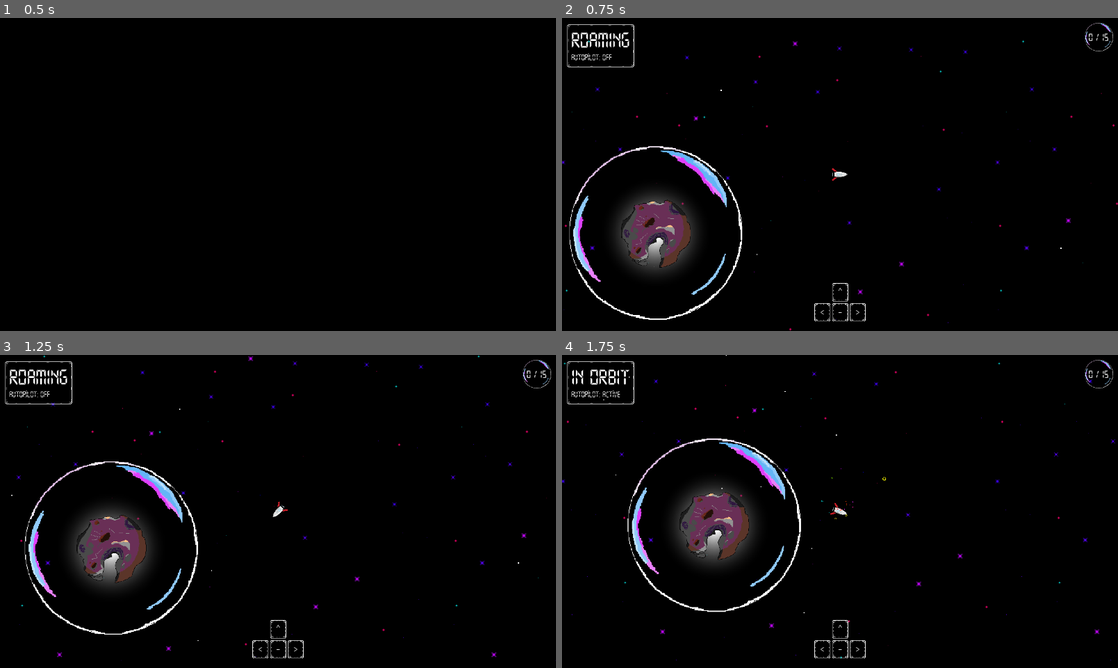
Above: before the commit, frames 1-4 (two rows, left to right).
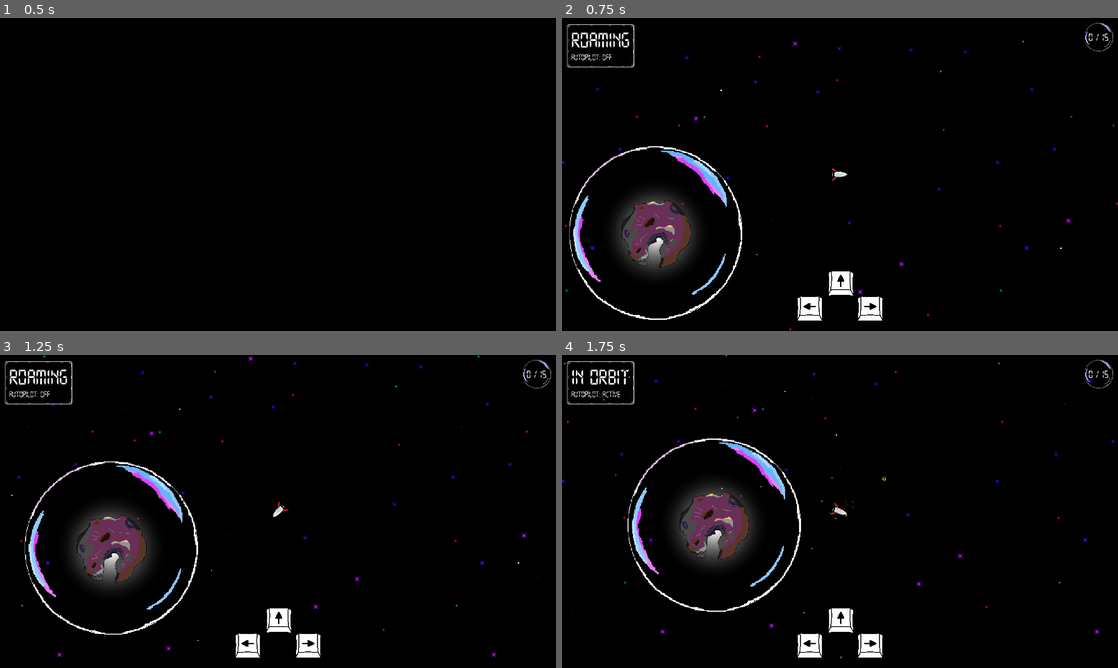
Above: after the commit, the same moments.

Repository: bjornarprytz/bubbleoids
Game: Godot game, scene res://splash.tscn
Two runs of this game, one before a commit and one after it. Both use one fixed random seed, a clock stepped at 60 frames per second and the inputs below. Sound files missing from this copy of the repository are replaced by a short silence.
Inputs (mouse positions are in pixels of both pictures, inside the frame that each line leads up to):
- Up to frame 1 (0.5 s): no input
- Up to frame 2 (0.75 s): tap Enter at 0.5 s; move the mouse to (962, 158) at 0.52 s; hold Right (ui_right) from 0.53 s (still down); hold Space (throttle) from 0.53 s (still down); click (962, 158) at 0.67 s
- Up to frame 3 (1.25 s): keep holding Right (ui_right); keep holding Space (throttle)
- Up to frame 4 (1.75 s): move the mouse to (728, 527) at 1.27 s; release Right (ui_right) at 1.28 s; release Space (throttle) at 1.28 s; hold Left (ui_left) from 1.28 s (still down); tap Space (throttle) at 1.35 s

Frame 1 is identical in both runs. In frame 2, 1.0% of the frame differs, in the area x 42-58%, y 80-98%; in frame 3, 1.0%; in frame 4, 1.0%.

Commit message:
keys also in game

Diff:
--- a/src/game_splash.tscn
+++ b/src/game_splash.tscn
@@ -32,9 +32,9 @@
 texture_filter = 1
 layout_mode = 0
 offset_left = 540.0
-offset_top = 582.785
+offset_top = 581.0
 offset_right = 740.0
-offset_bottom = 699.785
+offset_bottom = 698.0
 texture = ExtResource("4_xcqkv")
 
 [node name="up" type="RichTextLabel" parent="Controls"]
--- a/src/main.tscn
+++ b/src/main.tscn
@@ -1,9 +1,10 @@
-[gd_scene load_steps=8 format=3 uid="uid://cgrejd4v5ywd3"]
+[gd_scene load_steps=9 format=3 uid="uid://cgrejd4v5ywd3"]
 
 [ext_resource type="Script" uid="uid://dpwj7g7h22h4c" path="res://main.gd" id="1_h2yge"]
 [ext_resource type="PackedScene" uid="uid://7eksb1ln826g" path="res://player.tscn" id="2_0xm2m"]
 [ext_resource type="Texture2D" uid="uid://bh5saq5wwup27" path="res://assets/img/bubble test 1.png" id="2_1bvp3"]
 [ext_resource type="FontFile" uid="uid://5cnrtekvl5cg" path="res://assets/fonts/Fira_Code/FiraCode-VariableFont_wght.ttf" id="2_lquwl"]
+[ext_resource type="Texture2D" uid="uid://b08hdprowquq1" path="res://assets/img/arrow_keys.png" id="3_7mycd"]
 [ext_resource type="PackedScene" uid="uid://ckdwmqvdejpff" path="res://world/infinite_sectors.tscn" id="3_h2yge"]
 
 [sub_resource type="StyleBoxEmpty" id="StyleBoxEmpty_lquwl"]
@@ -42,6 +43,7 @@
 theme_override_styles/panel = SubResource("StyleBoxEmpty_lquwl")
 
 [node name="GridContainer" type="GridContainer" parent="CanvasLayer/Control/Tutorial"]
+visible = false
 layout_mode = 2
 columns = 3
 
@@ -109,6 +111,41 @@
 theme_override_fonts/normal_font = ExtResource("2_lquwl")
 theme_override_font_sizes/normal_font_size = 18
 text = ">"
+fit_content = true
+autowrap_mode = 0
+
+[node name="Controls" type="TextureRect" parent="CanvasLayer/Control/Tutorial"]
+texture_filter = 1
+layout_mode = 2
+texture = ExtResource("3_7mycd")
+
+[node name="up" type="RichTextLabel" parent="CanvasLayer/Control/Tutorial/Controls"]
+visible = false
+offset_left = 146.0
+offset_top = 7.0
+offset_right = 439.0
+offset_bottom = 75.0
+text = "Main engine"
+fit_content = true
+autowrap_mode = 0
+
+[node name="right" type="RichTextLabel" parent="CanvasLayer/Control/Tutorial/Controls"]
+visible = false
+offset_left = 217.0
+offset_top = 69.0
+offset_right = 510.0
+offset_bottom = 137.0
+text = "strafe/turn"
+fit_content = true
+autowrap_mode = 0
+
+[node name="left" type="RichTextLabel" parent="CanvasLayer/Control/Tutorial/Controls"]
+visible = false
+offset_left = -160.645
+offset_top = 69.0
+offset_right = 132.355
+offset_bottom = 137.0
+text = "strafe/turn"
 fit_content = true
 autowrap_mode = 0
 
